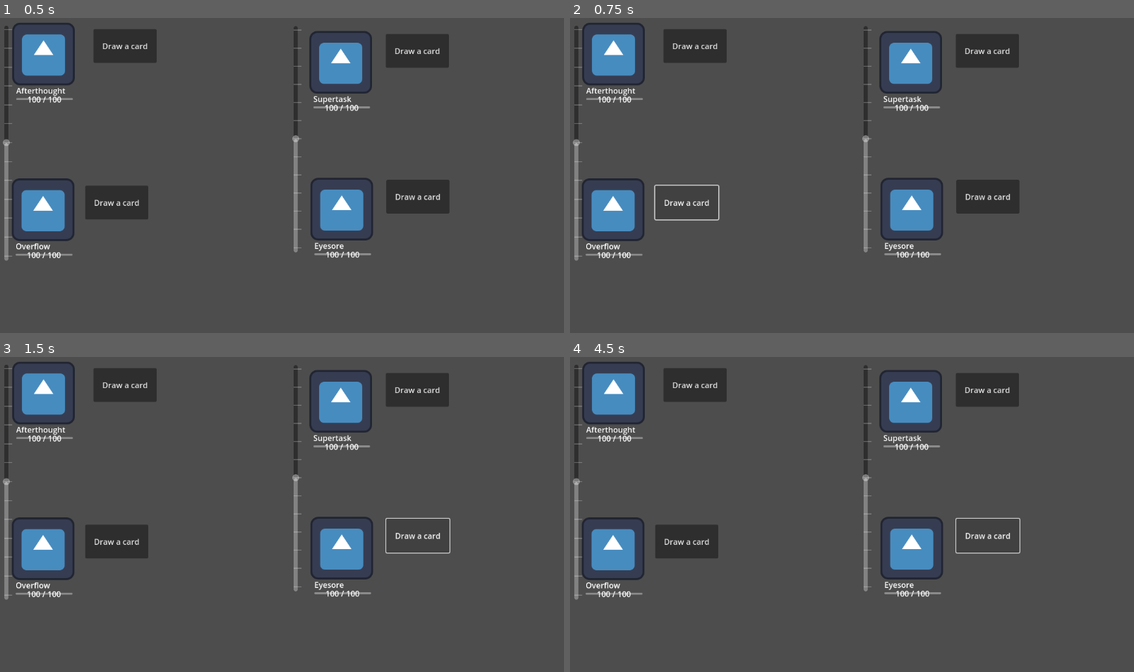
Above: before the commit, frames 1-4 (two rows, left to right).
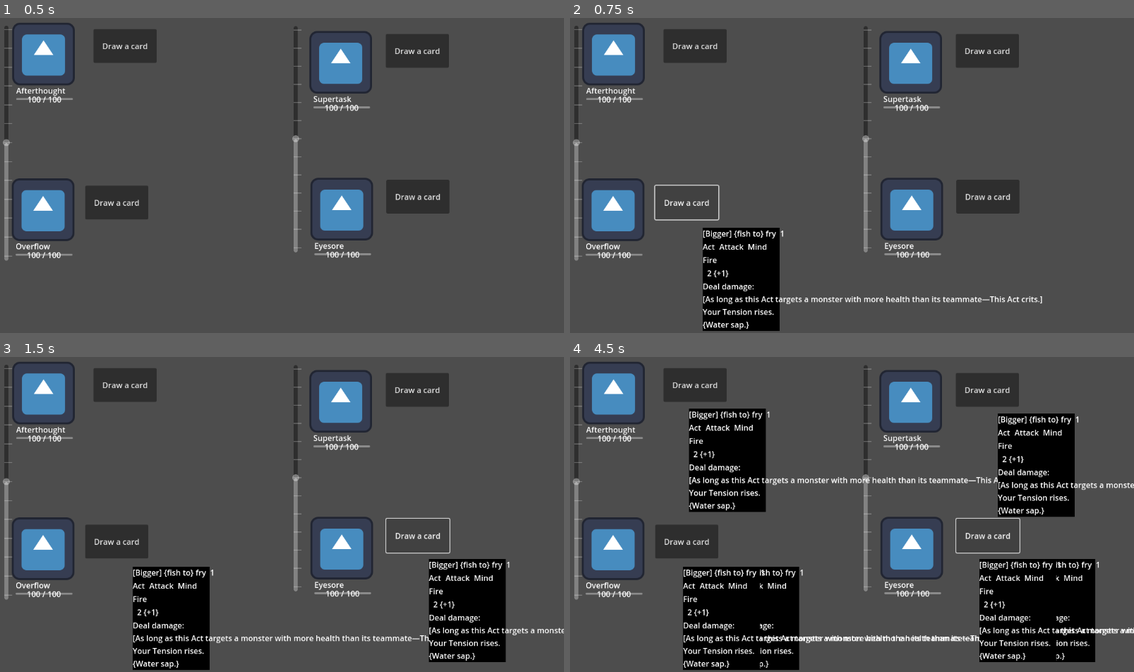
Above: after the commit, the same moments.

Repository: FooFootheGoon/godot-project
Game: Godot game, scene res://data/scenes/battle_scene.tscn
Same seed, same stepped clock (60 frames per second), same inputs: the game is played once before the commit and once after it. The engine's default icon, where the game draws it, is replaced by a stand-in: a white triangle on a blue panel in a dark square.
Inputs:
- Up to frame 1 (0.5 s): no input
- Up to frame 2 (0.75 s): click "Draw a card" at 0.5 s
- Up to frame 3 (1.5 s): click "Draw a card" at 1.25 s
- Up to frame 4 (4.5 s): click "Draw a card" at 2 s; click "Draw a card" at 2.75 s; click "Draw a card" at 3.5 s; click "Draw a card" at 4.25 s

Frame 1 is identical in both runs. In frame 2, 4.7% of the frame differs, in the area x 23-84%, y 66-100%; in frame 3, 9.1%; in frame 4, 23%, in the area x 20-100%, y 16-100%.
Error before the commit: Invalid assignment of property or key 'text' with value of type 'String' on a base object of type 'null instance'. (res://data/cards/card_act_attack_display.gd…

Commit message:
Fixed the inheritance for card displays and their scripts. Decided to round damage after all.

Diff:
--- a/data/battlefields/battle_manager.gd
+++ b/data/battlefields/battle_manager.gd
@@ -22,18 +22,15 @@
 	initiative_slider_left.value = -1 * lane_initiative_left
 	initiative_slider_right.value = -1 * lane_initiative_right
 
-# These functions were in your battle_scene.gd
 func on_card_selected(card_node):
 	self.selected_card = card_node
-	print("Selected card: ", card_node.card_data.card_name)
+	print("Selected card: ", card_node.card_data.display_name)
 
 func on_monster_targeted(monster_node):
 	var card = self.selected_card
 	if card:
-		# We're passing the work off to the new helper function.
 		_play_card(card, monster_node)
 	else:
-		# If there's no card selected, we should let the player know.
 		print("No card selected. Cannot target monster.")
 
 func _unhandled_input(event):
@@ -94,19 +91,22 @@
 						attacker_stat = card_owner.monster_data.soul_attack
 						defender_stat = target_monster.monster_data.soul_defence
 
-				# For now, our multiplier is just 1. We can add logic for it later.
 				var total_damage = 0.0
-				var multiplier = 1.0
+				var multiplier = 1.0 #TODO: Add multipliers' logic.
+
 				# 4. Safeguard! We can't divide by zero, so we check the defender's stat first.
 				if defender_stat >= 1:
 					total_damage = (attacker_stat * card_power * multiplier) / defender_stat
 				else:
 					print("BUG: Defender stat is %s. Shouldn't be under 1." % defender_stat)
 					total_damage = (attacker_stat * card_power * multiplier)
+
+				# This is our new line for rounding the damage.
+				total_damage = round(total_damage * 1000) / 1000.0
+
 				# Make sure we don't accidentally HEAL the target if their defence is super high!
 				total_damage = max(total_damage, 1.0)
 
-				# 5. Dish out the pain!
 				target_monster.take_damage(total_damage)
 
 			card.queue_free()
--- a/data/battlefields/battle_scene.gd
+++ b/data/battlefields/battle_scene.gd
@@ -2,9 +2,10 @@
 class_name BattleScene
 
 # We need to tell the script where to find our card scene blueprints.
+const CardDisplayScene = preload("res://data/cards/card_display.gd")
+const CardActDisplayScene = preload("res://data/scenes/card_act_display.tscn")
 const CardActAttackDisplayScene = preload("res://data/scenes/card_act_attack_display.tscn")
 # Commented out until these scenes exist:
-#const CardActUtilityDisplayScene = preload("res://data/scenes/card_act_utility_display.tscn")
 #const CardPlotDisplayScene = preload("res://data/scenes/card_plot_display.tscn")
 #const CardPlotFoldedDisplayScene = preload("res://data/scenes/card_plot_folded_display.tscn")
 #const CardTellDisplayScene = preload("res://data/scenes/card_tell_display.tscn")
--- a/data/cards/CardData.gd
+++ b/data/cards/CardData.gd
@@ -1,7 +1,5 @@
 class_name CardData
 extends Resource
-
-
 
 @export var display_name: String = "[Ex] Unnamed"
 @export var base_name: String = "Unnamed"
@@ -13,7 +11,6 @@
 	Plot
 }
 @export var card_type: CardType = CardType.Act
-
 
 @export_multiline var display_description: String = """Card effect.
 (Earth Synergy.)"""
--- a/data/cards/card_act_attack_display.gd
+++ b/data/cards/card_act_attack_display.gd
@@ -1,30 +1,27 @@
 class_name CardActAttackDisplay
-extends CardDisplay
-
-@export var card_data: CardDataActAttack
+extends CardActDisplay
 
 # Drag your Label nodes here in the Inspector.
 # Putting all the labels into a single dictionary
 # rather than @OnReadying them all individually
-@onready var labels = {
-	"name":$VBoxContainer/CardNameLabel ,
-	"cost": $VBoxContainer/CardCostLabel,
-	"type": $VBoxContainer/CardTypeLabel,
-	"subtype": $VBoxContainer/CardSubtypeLabel,
-	"power": $VBoxContainer/CardPowerLabel,
-	"stat": $VBoxContainer/CardStatLabel,
-	"element": $VBoxContainer/CardElementLabel,
-	"description": $VBoxContainer/CardDescriptionLabel
+# The dictionary for unique attack labels is correct.
+@onready var attack_labels = {
+	"power": $MarginContainer/VBoxContainer/DeliveranceBar/PowerLabel,
+	"stat": $MarginContainer/VBoxContainer/TypeBar/StatIconLabel,
+	"element": $MarginContainer/VBoxContainer/ElementBar/ElementLabel,
+	#unassigned: $MarginContainer/VBoxContainer/ElementBar/ElementIconLabel,
+	#$MarginContainer/VBoxContainer/DeliveranceBar/DeliveranceLabel,
 }
 
 func setup():
+	super.setup() # This runs the setup from CardActDisplay first
+	if not card_data:
+		return
+
+	# We can do the same trick for autocompletion here.
+	var data: CardDataActAttack = card_data
+
 	if card_data:
-		labels.name.text = card_data.display_name
-		labels.cost.text = str(card_data.display_cost)
-		# The keys function looks up the name of an entry in an enum or dictionary:
-		labels.type.text = CardDataActAttack.CardType.keys()[card_data.card_type]
-		labels.subtype.text = CardDataActAttack.Subtype.keys()[card_data.card_subtype]
-		labels.power.text = str(card_data.display_power)
-		labels.stat.text = CardDataActAttack.Stat.keys()[card_data.card_stat]
-		labels.element.text = CardDataActAttack.Element.keys()[card_data.card_element]
-		labels.description.text = card_data.display_description
+		attack_labels.power.text = str(data.display_power)
+		attack_labels.stat.text = CardDataActAttack.Stat.keys()[data.card_stat]
+		attack_labels.element.text = CardDataActAttack.Element.keys()[data.card_element]
--- /dev/null
+++ b/data/cards/card_act_display.gd
@@ -0,0 +1,23 @@
+class_name CardActDisplay
+extends CardDisplay
+
+@onready var labels = {
+	"name": $MarginContainer/VBoxContainer/NameBar/NameLabel,
+	"cost": $MarginContainer/VBoxContainer/NameBar/CostLabel,
+	"type": $MarginContainer/VBoxContainer/TypeBar/TypeLabel,
+	"subtype": $MarginContainer/VBoxContainer/TypeBar/SubtypeLabel,
+	"deliverance": $MarginContainer/VBoxContainer/DeliveranceBar/DeliveranceLabel,
+	"description": $MarginContainer/VBoxContainer/MarginContainer/DescriptionLabel,
+	}
+
+func setup():
+	super.setup() # Calls the setup() from CardDisplay (good practice)
+	if not card_data:
+		return
+
+	# Now, we populate all the common labels.
+	labels.name.text = card_data.display_name
+	labels.cost.text = card_data.display_cost
+	labels.type.text = "Act"
+	labels.subtype.text = CardDataAct.Subtype.keys()[card_data.card_subtype]
+	labels.description.set_shrinking_text(card_data.display_description)
--- a/data/cards/card_display.gd
+++ b/data/cards/card_display.gd
@@ -6,10 +6,11 @@
 func setup():
 	pass
 
+@export var card_data: CardData
+
 var owner_monster: MonsterDisplay = null
 
 signal card_selected(card_display_node)
-
 func _gui_input(event):
 	if event is InputEventMouseButton and event.button_index == MOUSE_BUTTON_LEFT and event.pressed:
 		# When clicked, emit our custom signal, sending a reference to itself.
--- a/data/scenes/card_act_attack_display.tscn
+++ b/data/scenes/card_act_attack_display.tscn
@@ -3,7 +3,7 @@
 [ext_resource type="PackedScene" uid="uid://y7s5asjy1qe8" path="res://data/scenes/card_act_display.tscn" id="1_yura8"]
 [ext_resource type="Script" uid="uid://dilkwd0xn24jl" path="res://data/cards/card_act_attack_display.gd" id="2_4dlc6"]
 
-[node name="CardActDisplay" instance=ExtResource("1_yura8")]
+[node name="CardActAttackDisplay" instance=ExtResource("1_yura8")]
 script = ExtResource("2_4dlc6")
 
 [node name="Spacer" type="Control" parent="MarginContainer/VBoxContainer/TypeBar" index="3"]
@@ -11,6 +11,7 @@
 
 [node name="StatIconLabel" type="Label" parent="MarginContainer/VBoxContainer/TypeBar" index="4"]
 layout_mode = 2
+horizontal_alignment = 2
 
 [node name="ElementBar" type="HBoxContainer" parent="MarginContainer/VBoxContainer" index="2"]
 layout_mode = 2
@@ -23,9 +24,11 @@
 
 [node name="ElementIconLabel" type="Label" parent="MarginContainer/VBoxContainer/ElementBar" index="2"]
 layout_mode = 2
+horizontal_alignment = 2
 
 [node name="Spacer" type="Control" parent="MarginContainer/VBoxContainer/DeliveranceBar" index="1"]
 layout_mode = 2
 
 [node name="PowerLabel" type="Label" parent="MarginContainer/VBoxContainer/DeliveranceBar" index="2"]
 layout_mode = 2
+horizontal_alignment = 2
--- a/data/scenes/card_act_display.tscn
+++ b/data/scenes/card_act_display.tscn
@@ -1,10 +1,18 @@
-[gd_scene load_steps=2 format=3 uid="uid://y7s5asjy1qe8"]
+[gd_scene load_steps=3 format=3 uid="uid://y7s5asjy1qe8"]
 
 [ext_resource type="Script" uid="uid://brqvir3uo80xh" path="res://data/cards/AutoShrinkLabel.gd" id="1_ektsp"]
+[ext_resource type="Script" uid="uid://csh7nvdgg2g14" path="res://data/cards/card_act_display.gd" id="1_qs6yw"]
 
 [node name="CardActDisplay" type="Control"]
 layout_mode = 3
 anchors_preset = 0
+script = ExtResource("1_qs6yw")
+
+[node name="BackgroundColour" type="ColorRect" parent="."]
+layout_mode = 0
+offset_right = 157.0
+offset_bottom = 211.0
+color = Color(0, 0, 0, 1)
 
 [node name="MarginContainer" type="MarginContainer" parent="."]
 layout_mode = 0
@@ -19,12 +27,14 @@
 
 [node name="NameLabel" type="Label" parent="MarginContainer/VBoxContainer/NameBar"]
 layout_mode = 2
+horizontal_alignment = 1
 
 [node name="Spacer" type="Control" parent="MarginContainer/VBoxContainer/NameBar"]
 layout_mode = 2
 
 [node name="CostLabel" type="Label" parent="MarginContainer/VBoxContainer/NameBar"]
 layout_mode = 2
+horizontal_alignment = 2
 
 [node name="TypeBar" type="HBoxContainer" parent="MarginContainer/VBoxContainer"]
 layout_mode = 2
Not shown, added: data/cards/card_act_display.gd.uid
Not shown, removed: ps_log.txt
